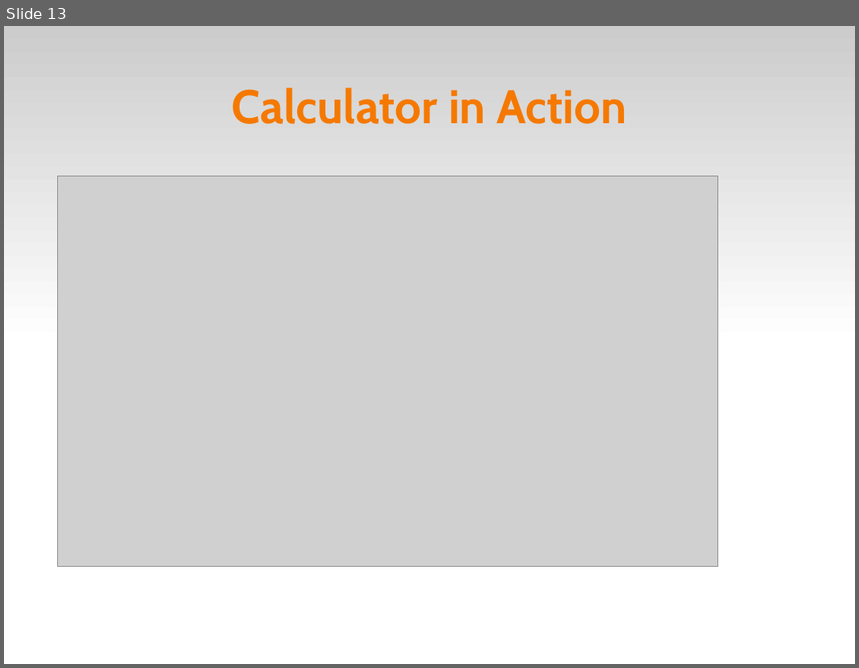
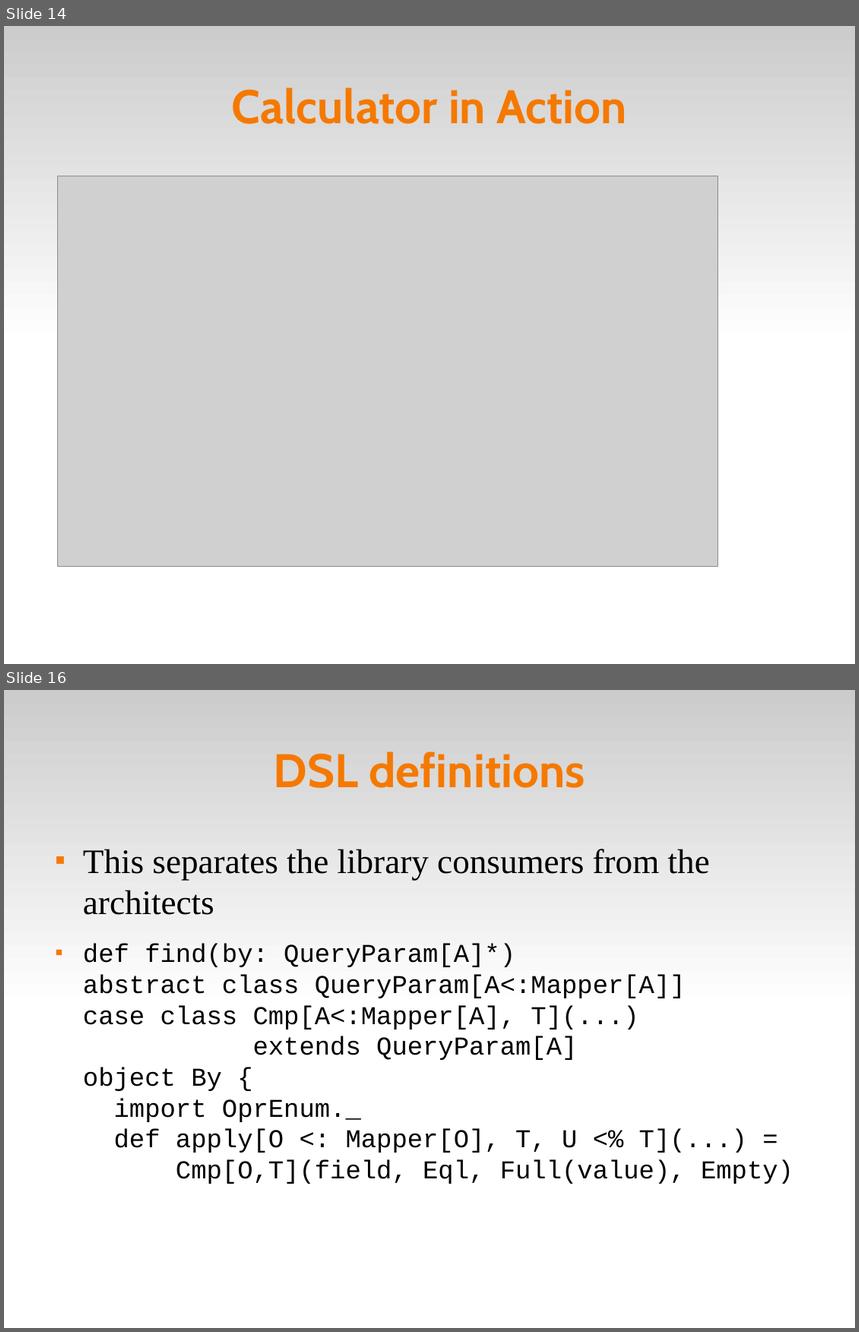
Before and after one commit to dpp/lift-samples, a slide deck: presentations/2008_dpp_SVCodeCamp/Scala Tips and Tricks.odp. Shown one above the other, each under a label of ours: slide 13 before the commit, slides 14 and 16 after it; the slides between them are not shown. The pictures are 859x668 and 859x1332 pixels, drawn with LibreOffice and Linux fonts; fonts in the diff are those of the drawing; grey boxes stand for pictures; background and template pictures are left out. Boxes give left, top, right and bottom in pixels: in the first picture for what was removed or moved away, otherwise in the second. Text is boxed around its words. In the diff, an @@ line names an element or a change of style, - is before the commit and + after.

```diff
--- a/presentations/2008_dpp_SVCodeCamp/Scala Tips and Tricks.odp
+++ b/presentations/2008_dpp_SVCodeCamp/Scala Tips and Tricks.odp
@@ slide 16 added at box(4, 690, 855, 1328), background #FFFFFF; not listed: 1 template element that a slide beside it also shows @@
@@ title added at box(274, 752, 585, 788), 44 pt, text #F57900, bold @@
+DSL definitions
@@ text added at box(83, 849, 794, 1184), 24 pt, text #000000 @@
+■ This separates the library consumers from the architects
+■ def find(by: QueryParam[A]*)
+  abstract class QueryParam[A<:Mapper[A]]
+  case class Cmp[A<:Mapper[A], T](...)
+  extends QueryParam[A]
+  object By {
+  import OprEnum._
+  def apply[O <: Mapper[O], T, U <% T](...) =
+  Cmp[O,T](field, Eql, Full(value), Empty)
@@ what was slide 13 is now slide 14 @@
```
Also in this commit, not shown: 2 other slides added, 11 slides removed.
